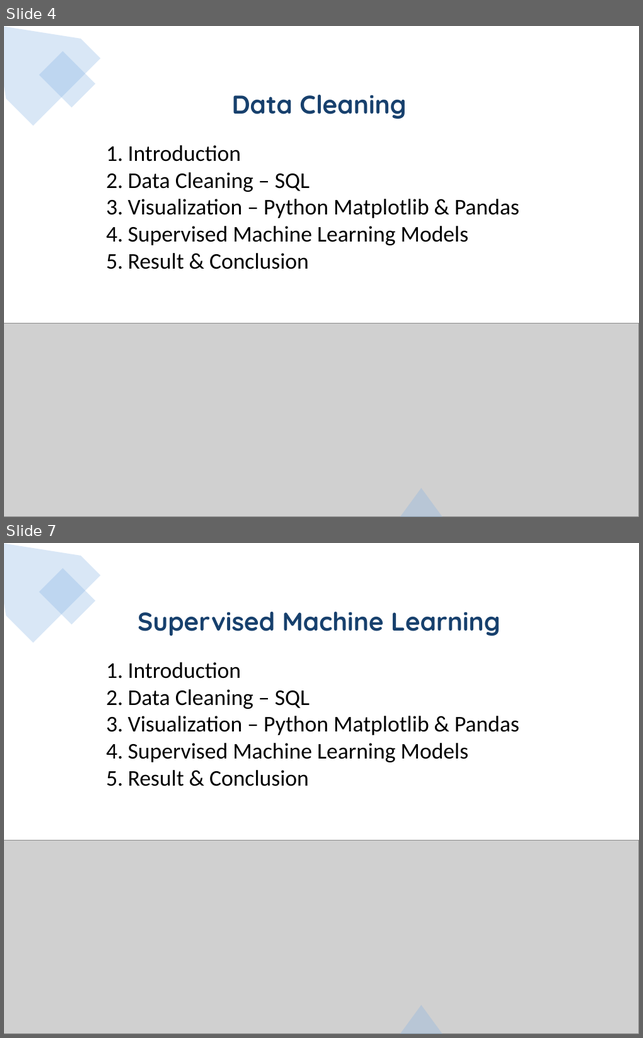
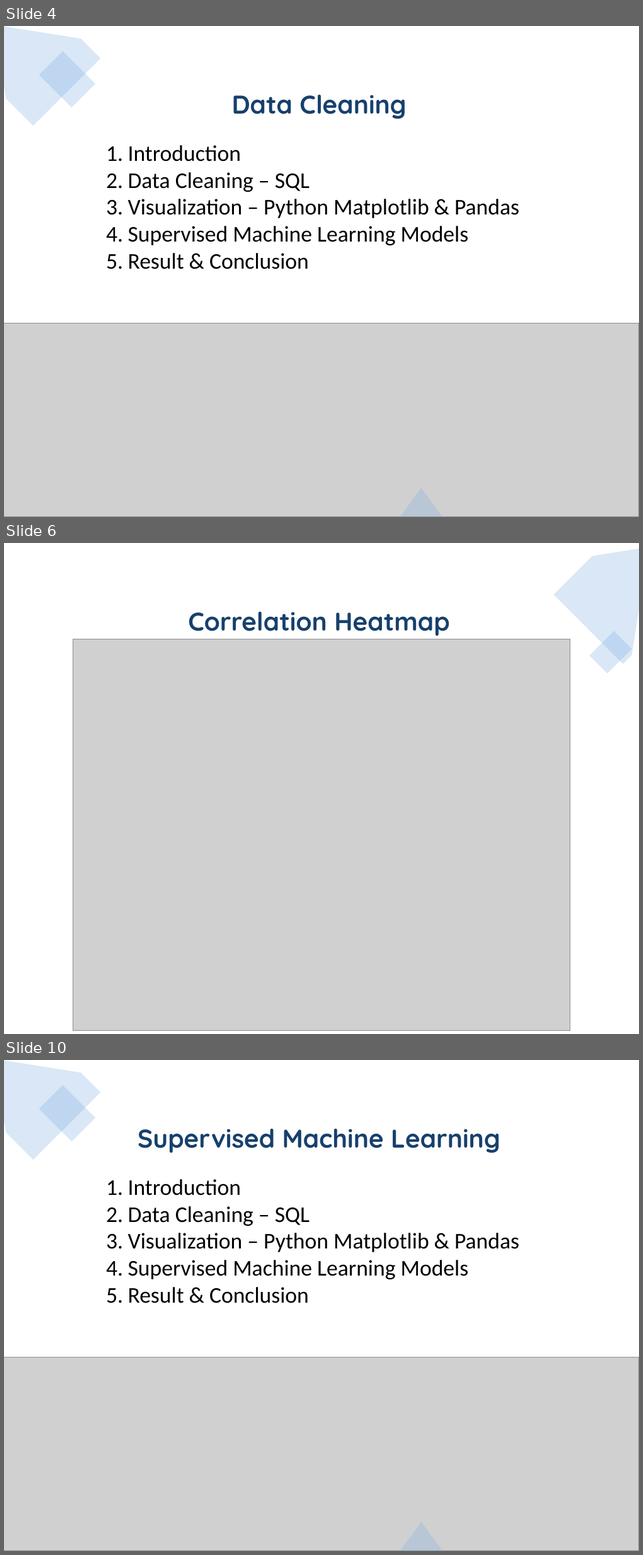
Before and after one commit to jojoalva/Stroke-Project-4, a slide deck: Project4_presentation_draft.pptx. Shown one above the other, each under a label of ours: slides 4 and 7 before the commit, slides 4, 6 and 10 after it; the slides between them are not shown. The pictures are 643x1038 and 643x1555 pixels, drawn with LibreOffice and Linux fonts; fonts in the diff are those of the drawing; grey boxes stand for pictures. Boxes give left, top, right and bottom in pixels: in the first picture for what was removed or moved away, otherwise in the second. Text is boxed around its words. In the diff, an @@ line names an element or a change of style, - is before the commit and + after.

```diff
--- a/Project4_presentation_draft.pptx
+++ b/Project4_presentation_draft.pptx
@@ slide 6 added at (4,543,639,1034), background #FFFFFF; not listed: 2 template elements that a slide beside it also shows @@
@@ rectangle added at (4,543,639,1034), fill #FFFFFF @@
@@ freeform shape added at (554,543,639,664), fill #82B1E4 at 30% opacity @@
@@ text added at (188,612,449,636), 32 pt, text #17406D, bold @@
+Correlation Heatmap
@@ rectangle added at (589,631,632,673), fill #82B1E4 at 30% opacity @@
@@ picture added at (73,639,570,1030) @@
@@ triangle added at (74,953,192,1034), fill #FFFFFF at 30% opacity @@
@@ what was slide 7 is now slide 10 @@
```
Also in this commit, not shown: 4 other slides added, 2 slides removed, 18 other files.
